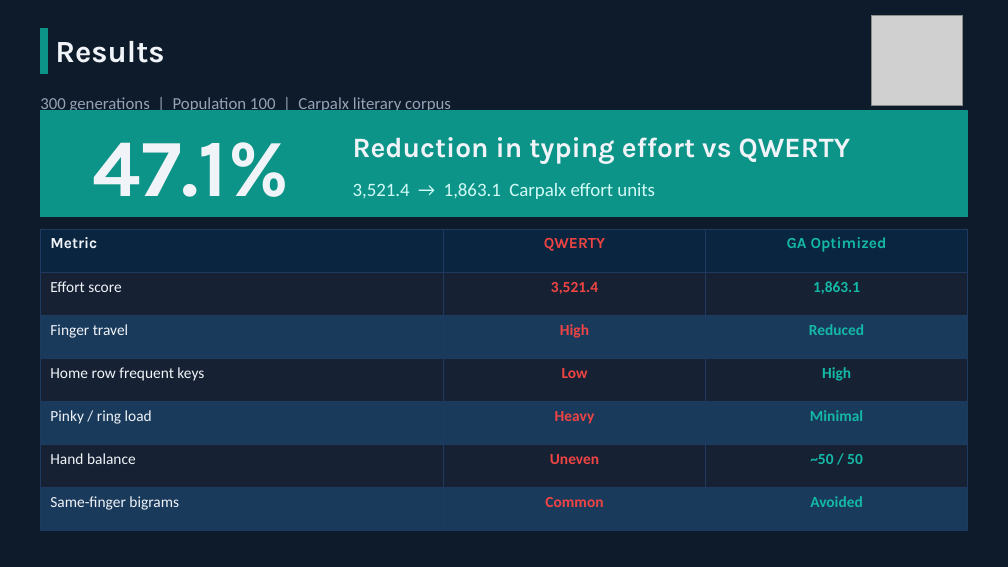
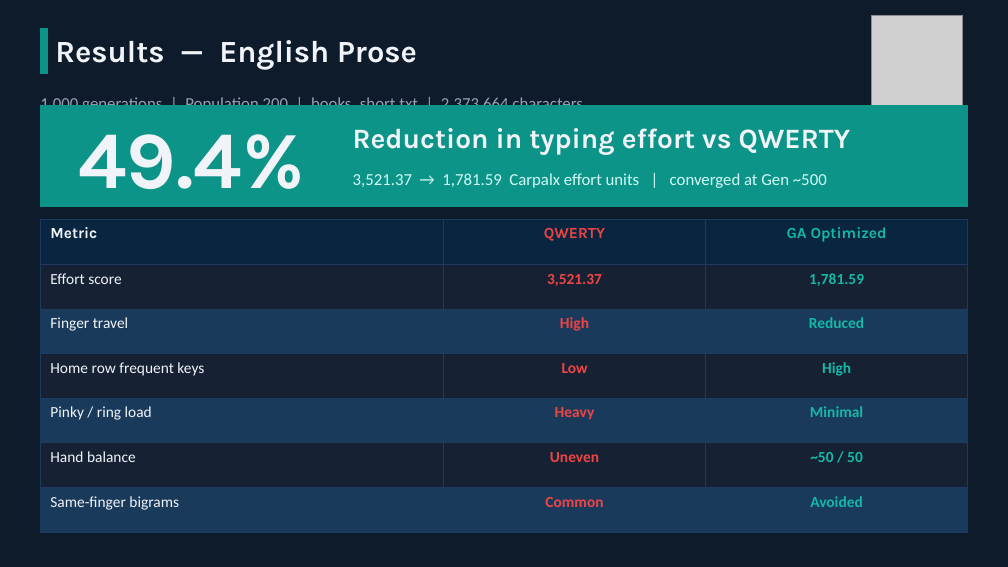
Before and after one commit to bharath-akurathi/keyboard-config-ga, a slide deck: slide 9 of assignment/keyboard_ga_presentation.pptx. Drawn at 1008x567 pixels with LibreOffice and Linux fonts; fonts in the diff are those of the drawing; grey boxes stand for pictures. Boxes give left, top, right and bottom in pixels: in the first picture for what was removed or moved away, otherwise in the second. Text is boxed around its words. In the diff, an @@ line names an element or a change of style, - is before the commit and + after.

```diff
--- a/assignment/keyboard_ga_presentation.pptx
+++ b/assignment/keyboard_ga_presentation.pptx
@@ text at (55,40,417,70): text changed @@
-Results
+Results — English Prose
@@ rectangle: place and size @@
-rectangle at (40,111,968,217)
+rectangle at (40,106,968,207)
@@ text at (40,96,582,105): text changed @@
-300 generations | Population 100 | Carpalx literary corpus
+1,000 generations | Population 200 | books_short.txt | 2,373,664 characters
@@ text "Reduction in typing effort vs ...": place and size @@
-text "Reduction in typing effort vs ..." at (353,137,851,164)
+text "Reduction in typing effort vs ..." at (353,128,851,155)
@@ text at (79,134,304,208): text changed @@
-47.1%
+49.4%
@@ text at (353,173,827,188): text changed; size 13.5 to 12 pt @@
-3,521.4 → 1,863.1 Carpalx effort units
+3,521.37 → 1,781.59 Carpalx effort units | converged at Gen ~500
@@ table at (40,220,968,532) @@
-row 2, column 2: 3,521.4
+row 2, column 2: 3,521.37
-row 2, column 3: 1,863.1
+row 2, column 3: 1,781.59
@@ table: place and size @@
-table at (40,230,968,530)
+table at (40,220,968,532)
```
Also in this commit, not shown: 4 other slides changed, 2 slides added, 1 other file.
